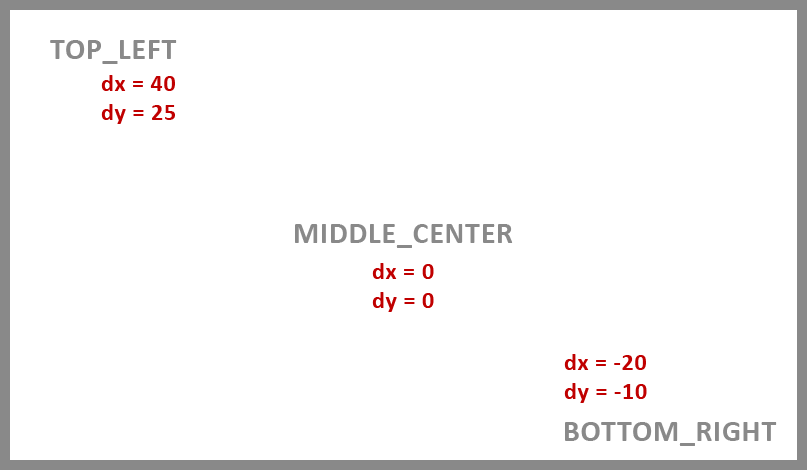
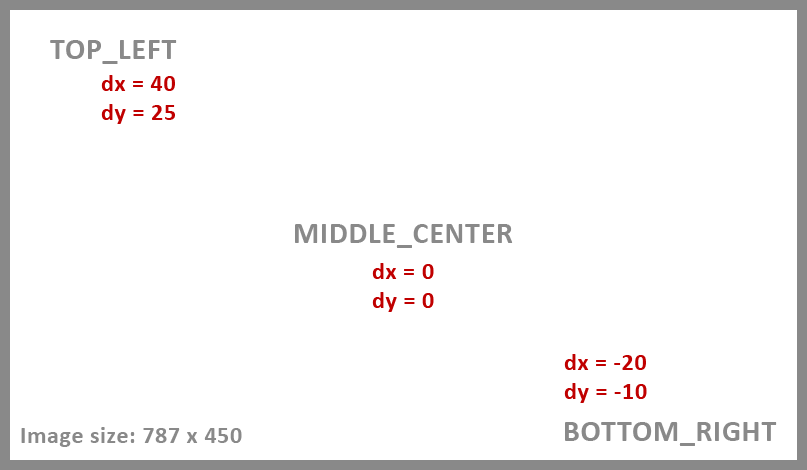
The second w=807, h=470 image is a revision of the first. Changes to its layers:
added layer "Image size: 787 x 450" above "TOP_LEFT" over (x1=21, y1=427, x2=242, y2=447)
